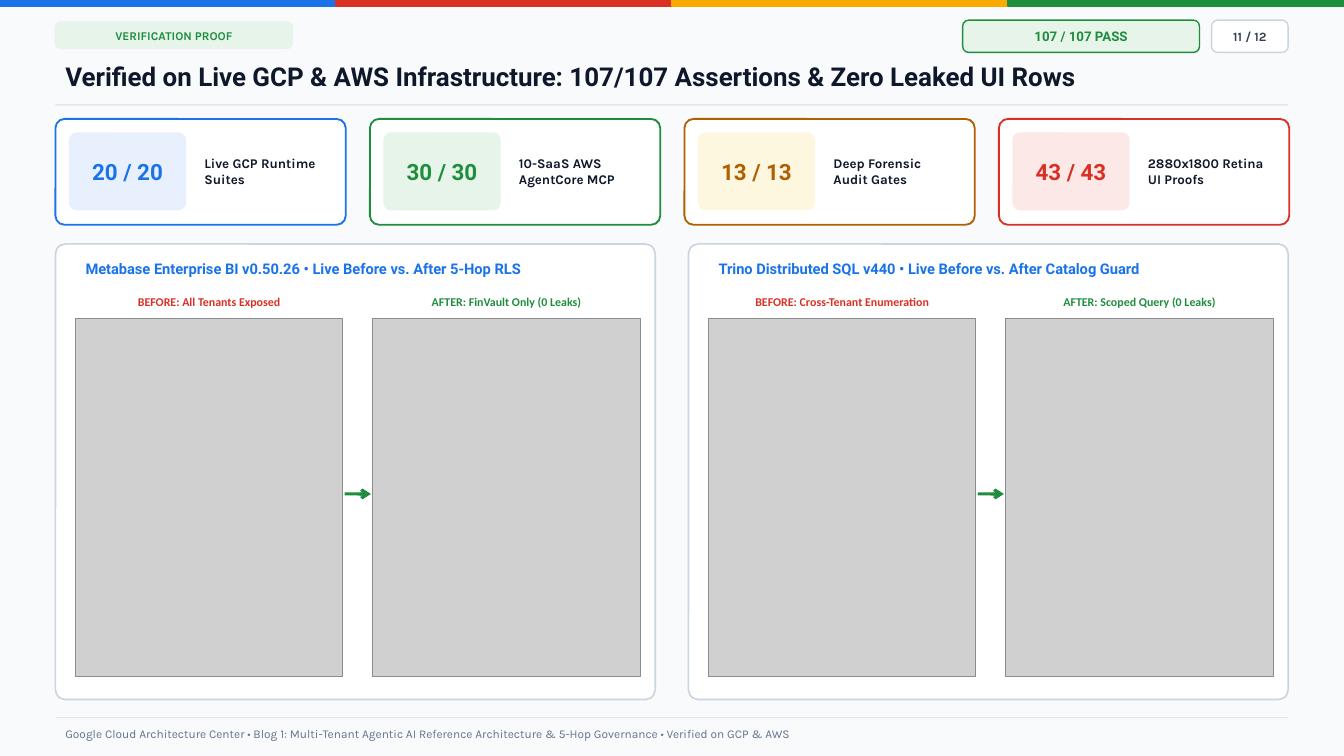
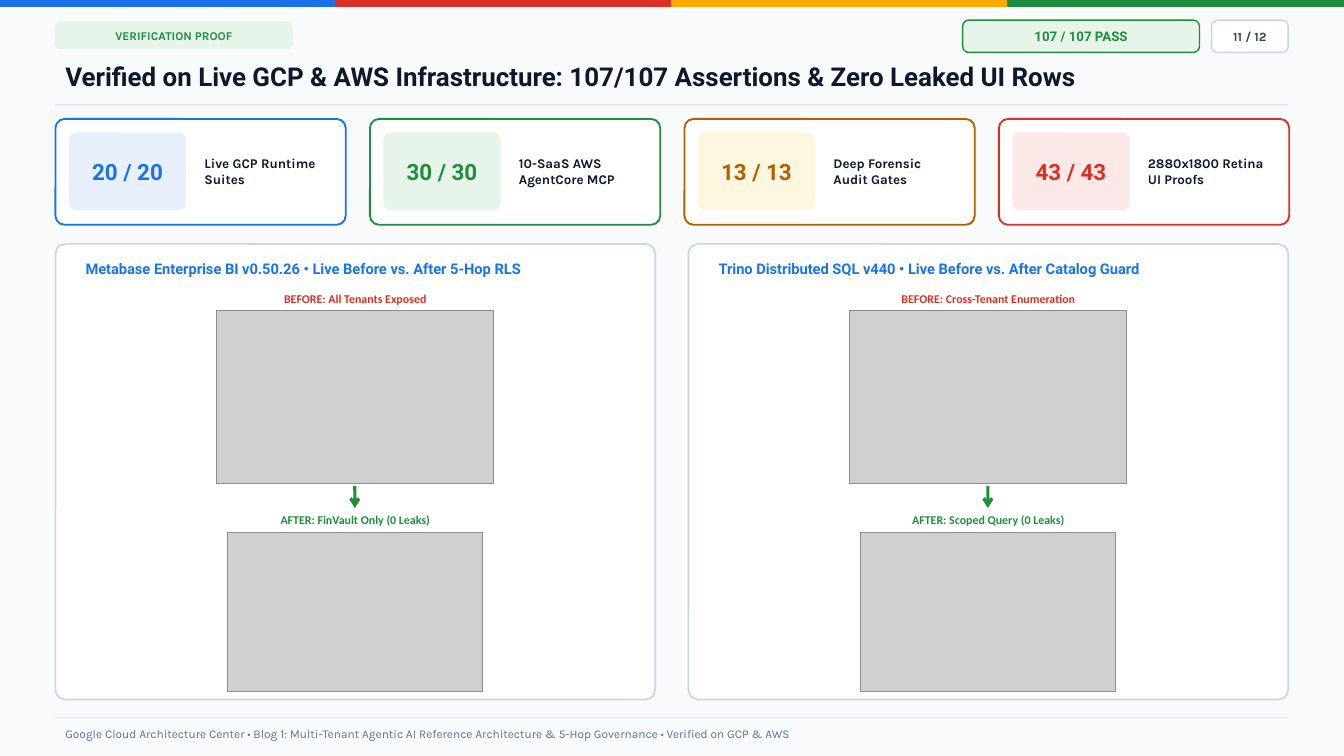
Before and after one commit to nitinaggarwal-12/blogs, a slide deck: slide 11 of slides/ws1-blog1-executive-diagrams.pptx. Drawn at 1344x756 pixels with LibreOffice and Linux fonts; fonts in the diff are those of the drawing; grey boxes stand for pictures. Boxes give left, top, right and bottom in pixels: in the first picture for what was removed or moved away, otherwise in the second. Text is boxed around its words. In the diff, an @@ line names an element or a change of style, - is before the commit and + after.

Commit message:
fix(slides): preserve exact native aspect ratios on all diagrams and Retina screenshots

```diff
--- a/slides/ws1-blog1-executive-diagrams.pptx
+++ b/slides/ws1-blog1-executive-diagrams.pptx
@@ text "BEFORE: All Tenants Exposed": place and size @@
-text "BEFORE: All Tenants Exposed" at box(138, 297, 280, 308)
+text "BEFORE: All Tenants Exposed" at box(284, 294, 426, 305)
@@ text "BEFORE: Cross-Tenant Enumeration": place and size @@
-text "BEFORE: Cross-Tenant Enumeration" at box(755, 297, 929, 306)
+text "BEFORE: Cross-Tenant Enumeration" at box(901, 294, 1075, 303)
@@ picture: place and size @@
-picture at box(76, 319, 343, 677)
+picture at box(217, 311, 494, 484)
@@ picture: place and size @@
-picture at box(709, 319, 976, 677)
+picture at box(850, 311, 1127, 484)
@@ text "AFTER: FinVault Only (0 Leaks)": place and size @@
-text "AFTER: FinVault Only (0 Leaks)" at box(432, 297, 581, 308)
+text "AFTER: FinVault Only (0 Leaks)" at box(281, 515, 430, 526)
@@ arrow moved from (345, 494) - (371, 494) to (355, 486) - (355, 508) @@
@@ text "AFTER: Scoped Query (0 Leaks)": place and size @@
-text "AFTER: Scoped Query (0 Leaks)" at box(1063, 297, 1215, 308)
+text "AFTER: Scoped Query (0 Leaks)" at box(912, 515, 1064, 526)
@@ arrow moved from (978, 494) - (1004, 494) to (988, 486) - (988, 508) @@
@@ picture: place and size @@
-picture at box(373, 319, 640, 677)
+picture at box(228, 532, 483, 692)
@@ picture: place and size @@
-picture at box(1006, 319, 1273, 677)
+picture at box(861, 532, 1116, 692)
```
Also in this commit, not shown: 2 other slides changed.
